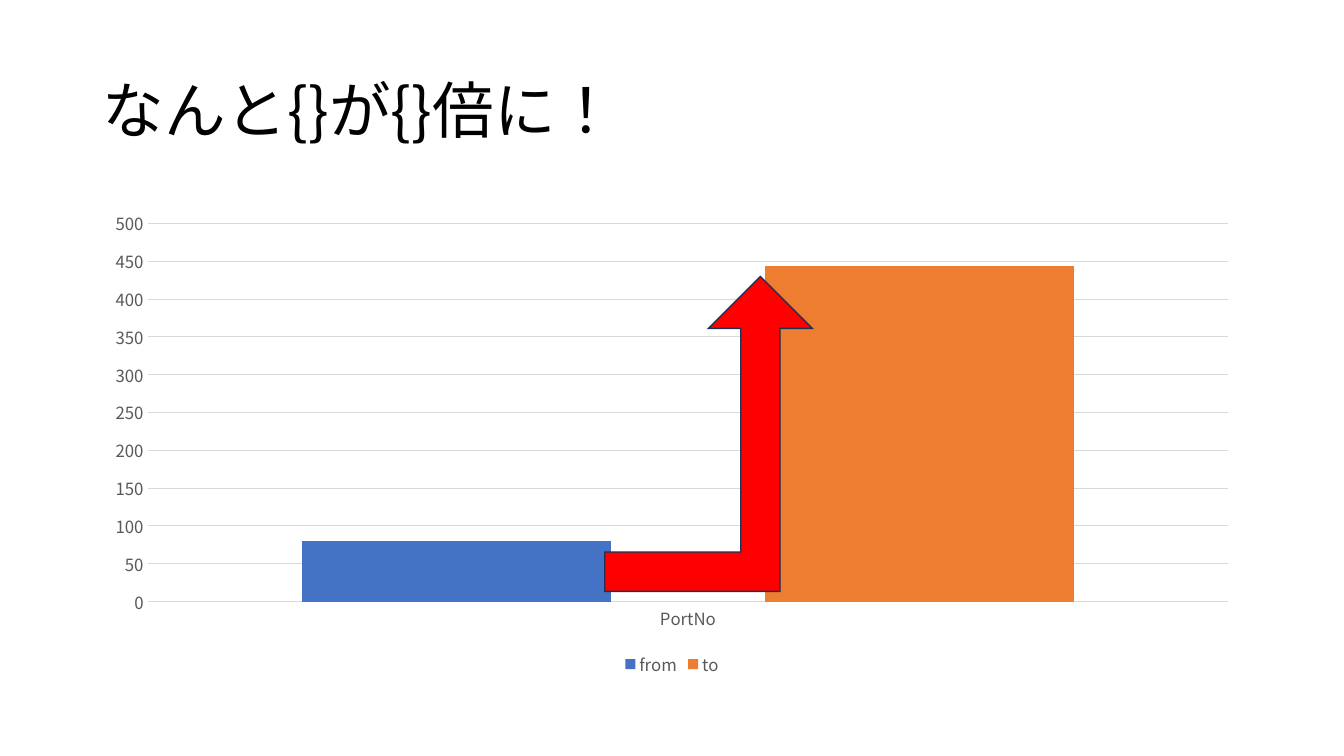
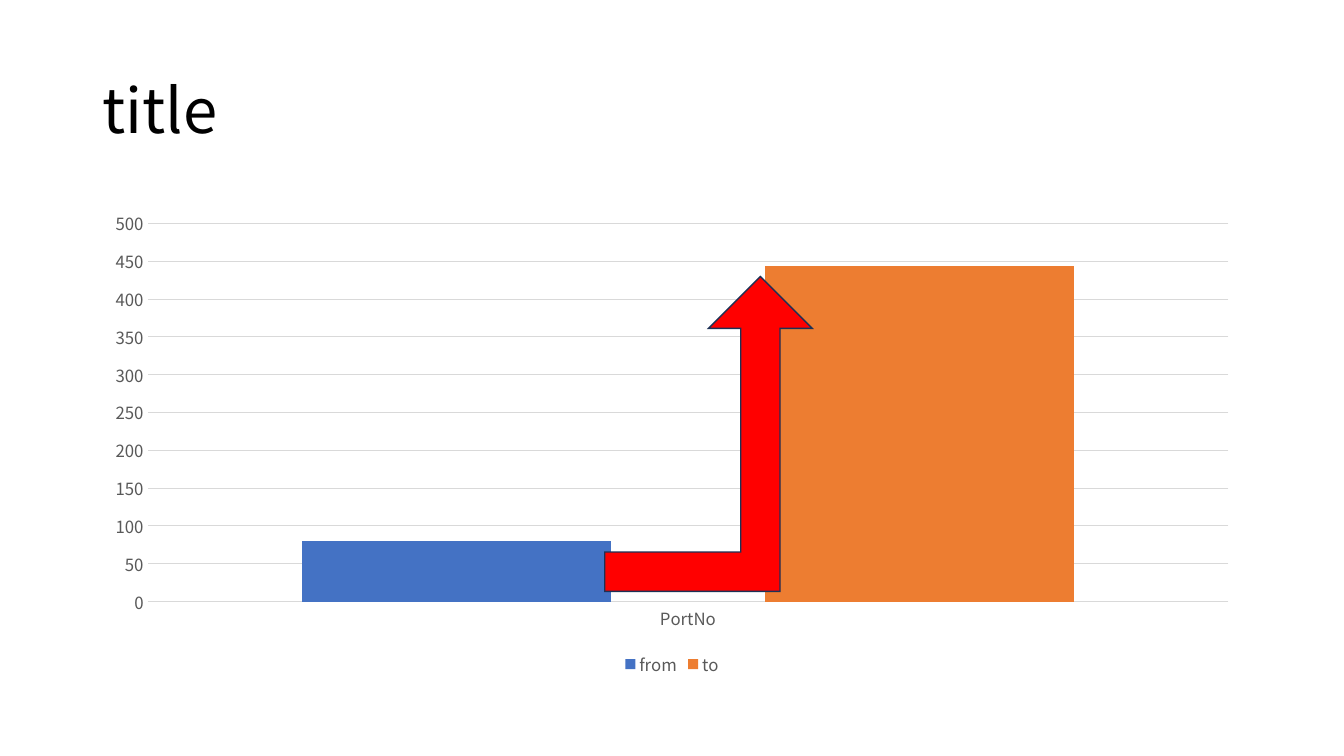
Before and after one commit to 7474/NantoNBai, a slide deck: slide 1 of NantoNBai/nanto-n-bai-template.pptx. Drawn at 1344x756 pixels with LibreOffice and Linux fonts; fonts in the diff are those of the drawing. Boxes give left, top, right and bottom in pixels: in the first picture for what was removed or moved away, otherwise in the second. Text is boxed around its words. In the diff, an @@ line names an element or a change of style, - is before the commit and + after.

```diff
--- a/NantoNBai/nanto-n-bai-template.pptx
+++ b/NantoNBai/nanto-n-bai-template.pptx
@@ title at (102, 84, 217, 134): text changed @@
-なんと{}が{}倍に！
+title
```
Also in this commit, not shown: 2 other files.
